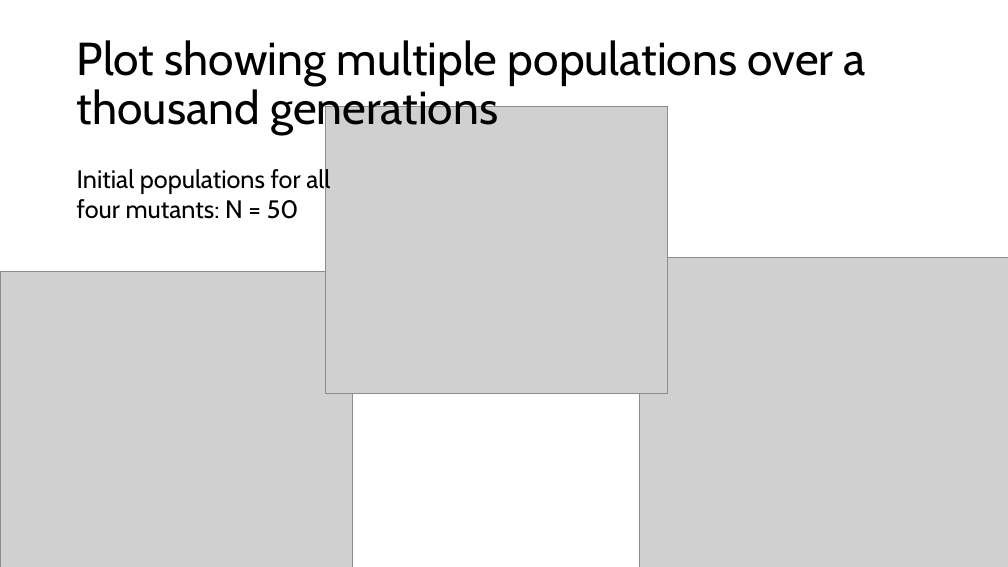
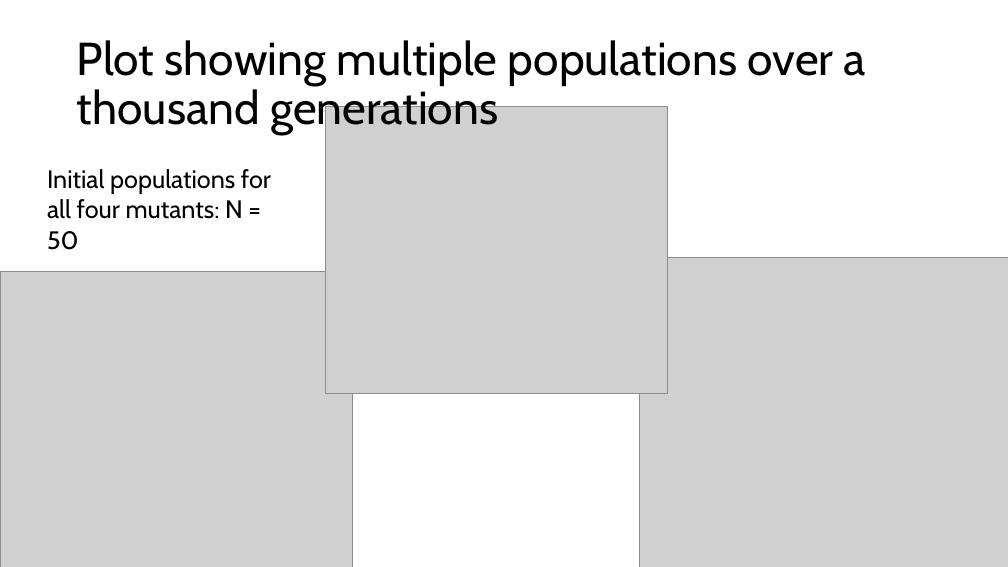
Before and after one commit to Julia-Eggenschwiler/THEEproject_Jaelle_Julia, a slide deck: slide 10 of THEE_project.pptx. Drawn at 1008x567 pixels with LibreOffice and Linux fonts; fonts in the diff are those of the drawing; grey boxes stand for pictures. Boxes give left, top, right and bottom in pixels: in the first picture for what was removed or moved away, otherwise in the second. Text is boxed around its words. In the diff, an @@ line names an element or a change of style, - is before the commit and + after.

```diff
--- a/THEE_project.pptx
+++ b/THEE_project.pptx
@@ text "Initial populations for all four ..." rewrapped from [77, 167, 330, 219] to [47, 169, 271, 250] @@
```
Also in this commit, not shown: 1 other slide changed.
